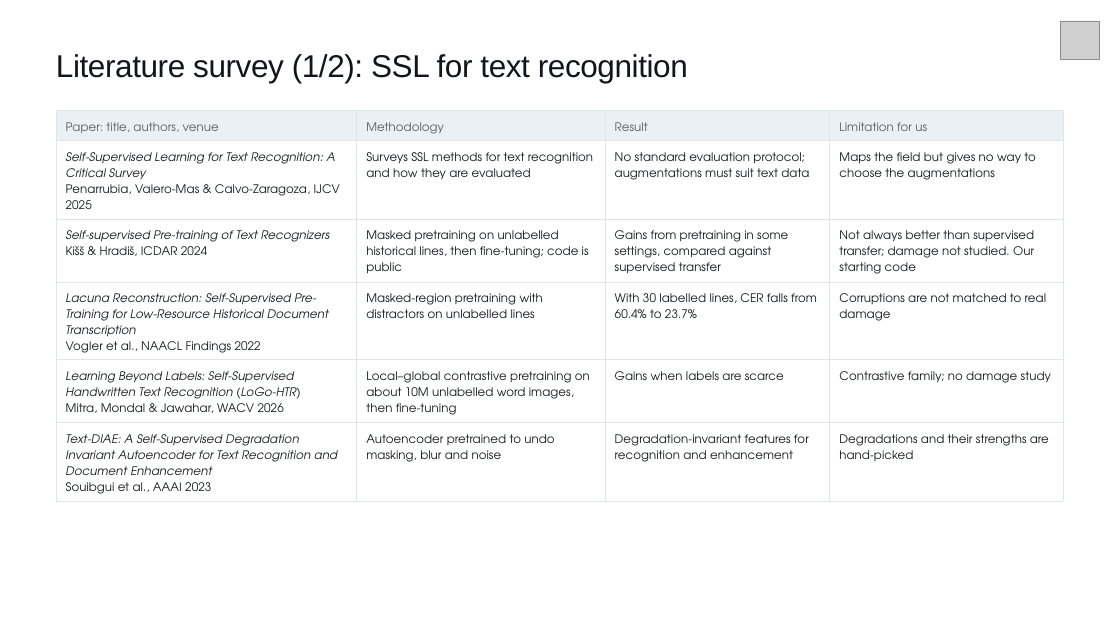
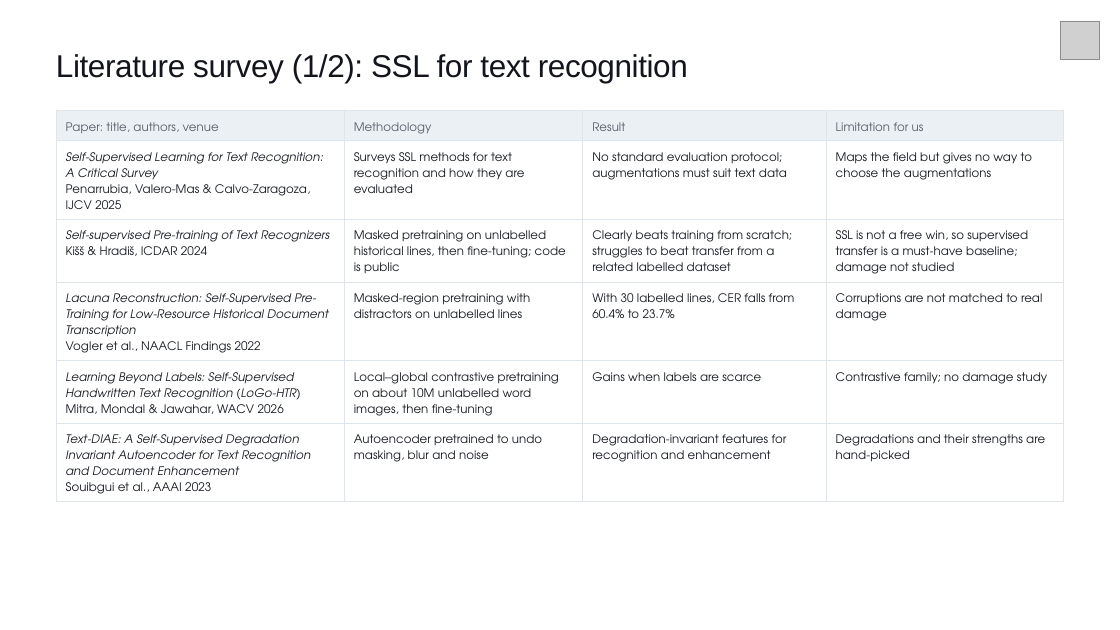
Before and after one commit to Greninja34/learn_what_to_ignore, a slide deck: slide 16 of capstone/reviews/review3/deck/out/review3.pptx. Drawn at 1120x630 pixels with LibreOffice and Linux fonts; fonts in the diff are those of the drawing; grey boxes stand for pictures. Boxes give left, top, right and bottom in pixels: in the first picture for what was removed or moved away, otherwise in the second. Text is boxed around its words. In the diff, an @@ line names an element or a change of style, - is before the commit and + after.

```diff
--- a/capstone/reviews/review3/deck/out/review3.pptx
+++ b/capstone/reviews/review3/deck/out/review3.pptx
@@ table at (x1=56, y1=110, x2=1064, y2=498) @@
-row 3, column 3: Gains from pretraining in some settings, compared against supervised transfer
+row 3, column 3: Clearly beats training from scratch; struggles to beat transfer from a related labelled dataset
-row 3, column 4: Not always better than supervised transfer; damage not studied. Our starting code
+row 3, column 4: SSL is not a free win, so supervised transfer is a must-have baseline; damage not studied
```
Also in this commit, not shown: 1 other slide changed, 3 other files.
